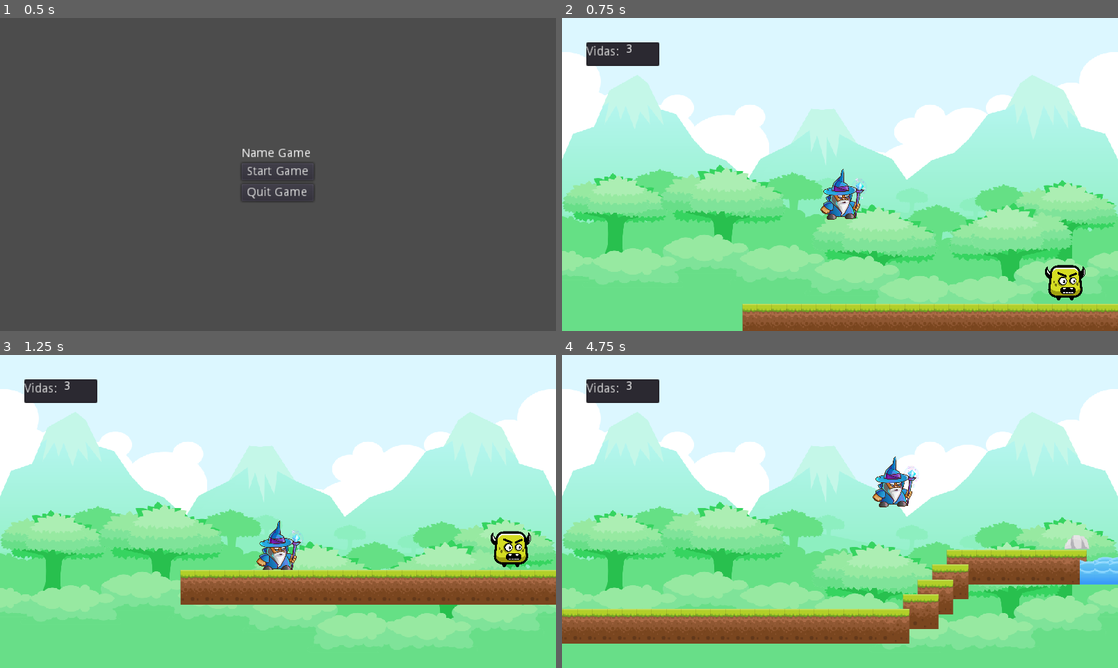
Above: before the commit, frames 1-4 (two rows, left to right).
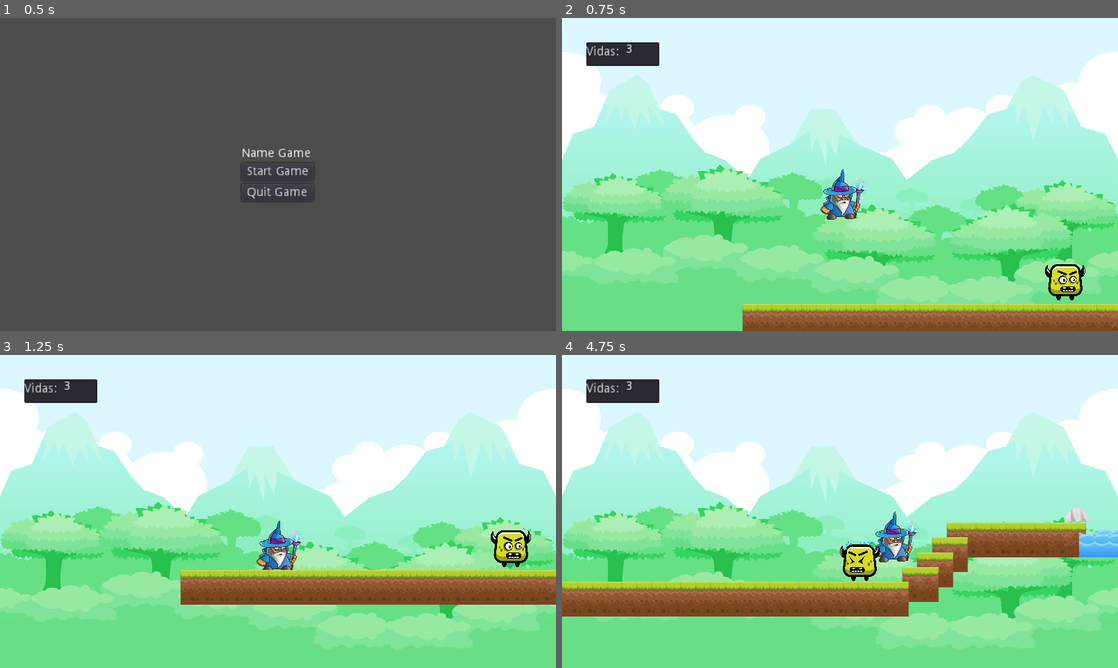
Above: after the commit, the same moments.

Repository: marivgil/TP_Games_Minion2
Game: Godot game, scene res://StartMenu.tscn
Two runs of this game, one before a commit and one after it. Both use one fixed random seed, a clock stepped at 60 frames per second and the inputs below.
Inputs:
- Up to frame 1 (0.5 s): no input
- Up to frame 2 (0.75 s): click "Start Game" at 0.5 s
- Up to frame 3 (1.25 s): no input
- Up to frame 4 (4.75 s): hold Right (ui_right) 1.28-2.78 s; tap Up (ui_up) at 1.52, 2.27, 3.77, 4.52 s; hold Left (ui_left) 2.78-3.53 s; hold Right (ui_right) from 3.53 s (still down)

Frame 1 is identical in both runs. In frame 2, 0.3% of the frame differs, in the area x 86-95%, y 78-90%; in frame 3, 0.3%; in frame 4, 22%, in the area x 0-100%, y 32-93%.

Commit message:
agrego una vida al enemigo

Diff:
--- a/Minion2/EnemyGround.gd
+++ b/Minion2/EnemyGround.gd
@@ -4,6 +4,7 @@
 var initial_position
 var final_position
 var velocity = 0.3
+var lifes = 2
 
 
 func _ready():
@@ -25,8 +26,11 @@
 			flip = true
 
 func hurt():
-	$AnimatedSprite.play("gotHit")
-	queue_free()
+	if(lifes==1):
+		queue_free()
+	else:
+		$AnimatedSprite.play("gotHit")
+		lifes -= 1
 
 func _on_Area2D_body_entered(body):
 	print(body)
--- a/Minion2/EnemyGround.tscn
+++ b/Minion2/EnemyGround.tscn
@@ -24,7 +24,7 @@
 [sub_resource type="RectangleShape2D" id=2]
 
 custom_solver_bias = 0.0
-extents = Vector2( 34.4194, 26.6514 )
+extents = Vector2( 34.4194, 18.0689 )
 
 [sub_resource type="RectangleShape2D" id=3]
 
@@ -54,13 +54,12 @@
 scale = Vector2( 0.1, 0.1 )
 frames = SubResource( 1 )
 animation = "Idle"
-frame = 1
 playing = true
 _sections_unfolded = [ "Transform" ]
 
 [node name="CollisionShape2D" type="CollisionShape2D" parent="." index="1"]
 
-position = Vector2( -0.96053, -5.2427 )
+position = Vector2( -0.461033, 1.2508 )
 shape = SubResource( 2 )
 
 [node name="Area2D" type="Area2D" parent="." index="2"]
